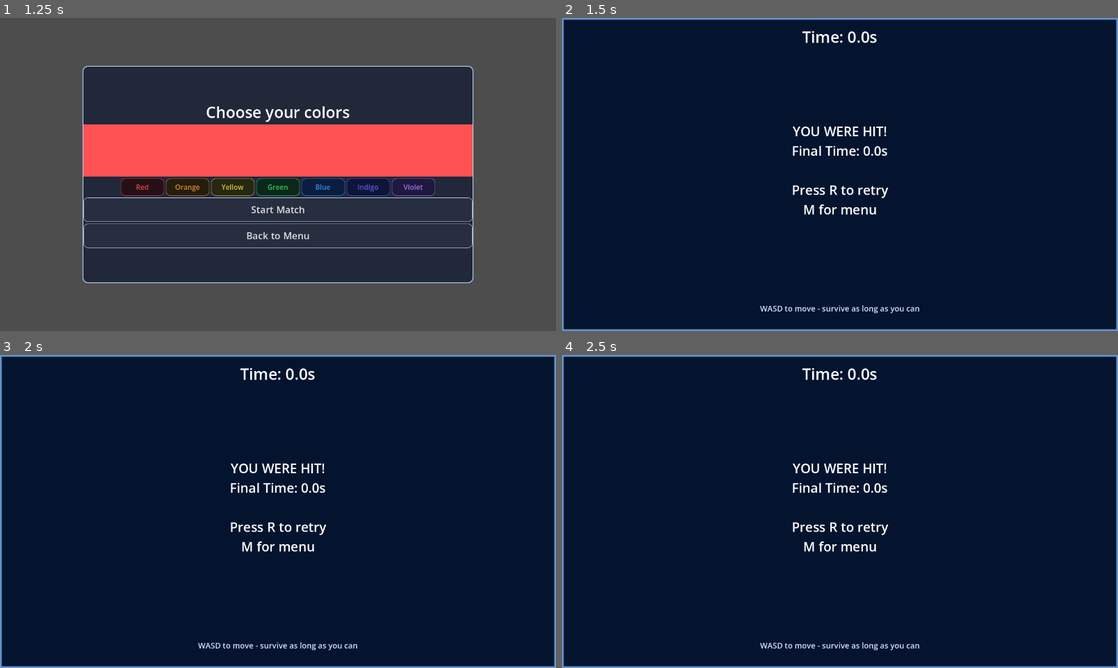
Above: before the commit, frames 1-4 (two rows, left to right).
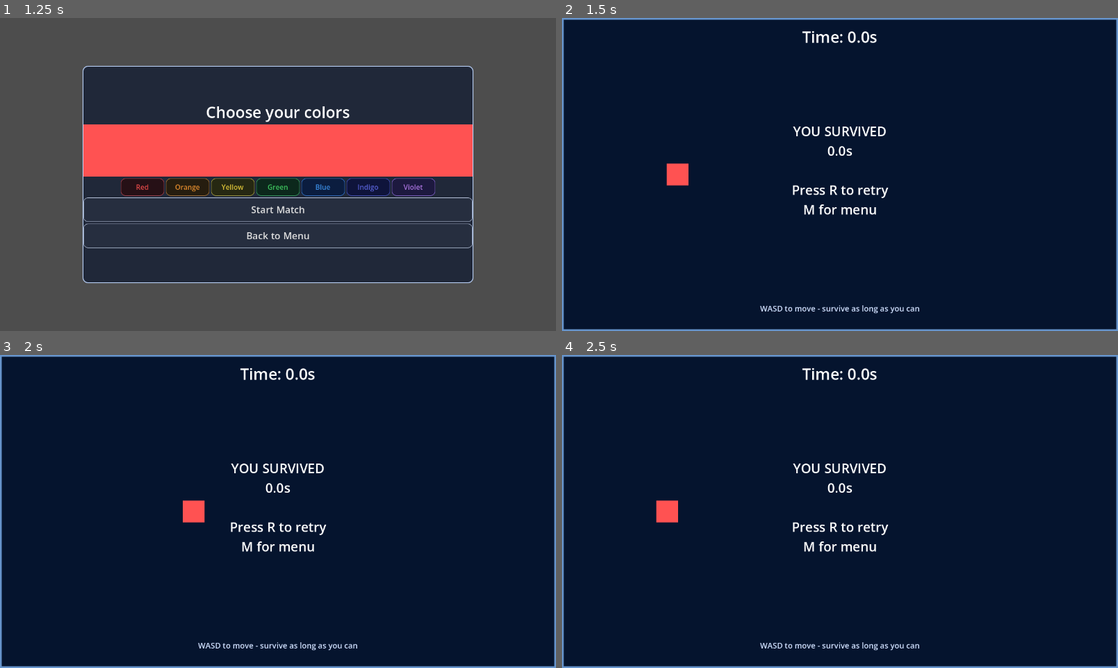
Above: after the commit, the same moments.

Repository: gabrielburd8-lgtm/Dodge-Bomb-Finals-By-Gab
Game: Godot game, scene res://scenes/Main.tscn
The game is run twice, just before and just after one commit, with the same random seed, the same clock (stepped at 60 frames per second) and the same inputs.
Inputs:
- Up to frame 1 (1.25 s): click "Solo" at 0.5 s
- Up to frame 2 (1.5 s): click "Start Match" at 1.25 s
- Up to frame 3 (2 s): no input
- Up to frame 4 (2.5 s): tap R at 2, 2.3 s; hold D from 2.03 s (still down); hold Ctrl from 2.03 s (still down)

Frame 1 is identical in both runs. In frame 2, 0.8% of the frame differs, in the area x 18-59%, y 34-54%; in frame 3, 0.8%; in frame 4, 0.8%.
Error before the commit: Parse Error: Identifier "KEY_RIGHT_CTRL" not declared in the current scope. (res://scripts/Player.gd:68)

Commit message:
Fix Godot script errors and use a working Ctrl key binding for Player 2

Diff:
--- a/scripts/Player.gd
+++ b/scripts/Player.gd
@@ -65,7 +65,7 @@
 			move.x -= 1.0
 		if Input.is_key_pressed(KEY_RIGHT):
 			move.x += 1.0
-		if Input.is_key_pressed(KEY_RIGHT_CTRL):
+		if Input.is_key_pressed(KEY_CTRL):
 			activate_ability()
 
 	if move.length() > 0.0:
@@ -122,7 +122,12 @@
 	return "none"
 
 func is_color_close(color_a: Color, color_b: Color) -> bool:
-	return color_a.distance_to(color_b) < 0.15
+	var delta = Vector3(
+		color_a.r - color_b.r,
+		color_a.g - color_b.g,
+		color_a.b - color_b.b
+	)
+	return delta.length() < 0.15
 
 func activate_ability():
 	var ability = get_ability_type()
